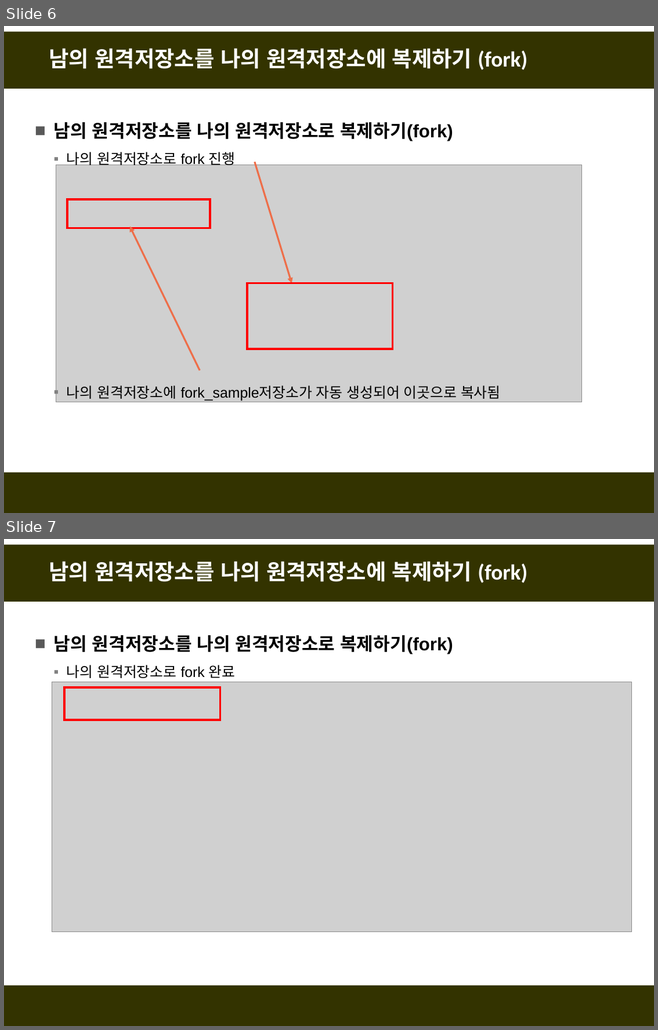
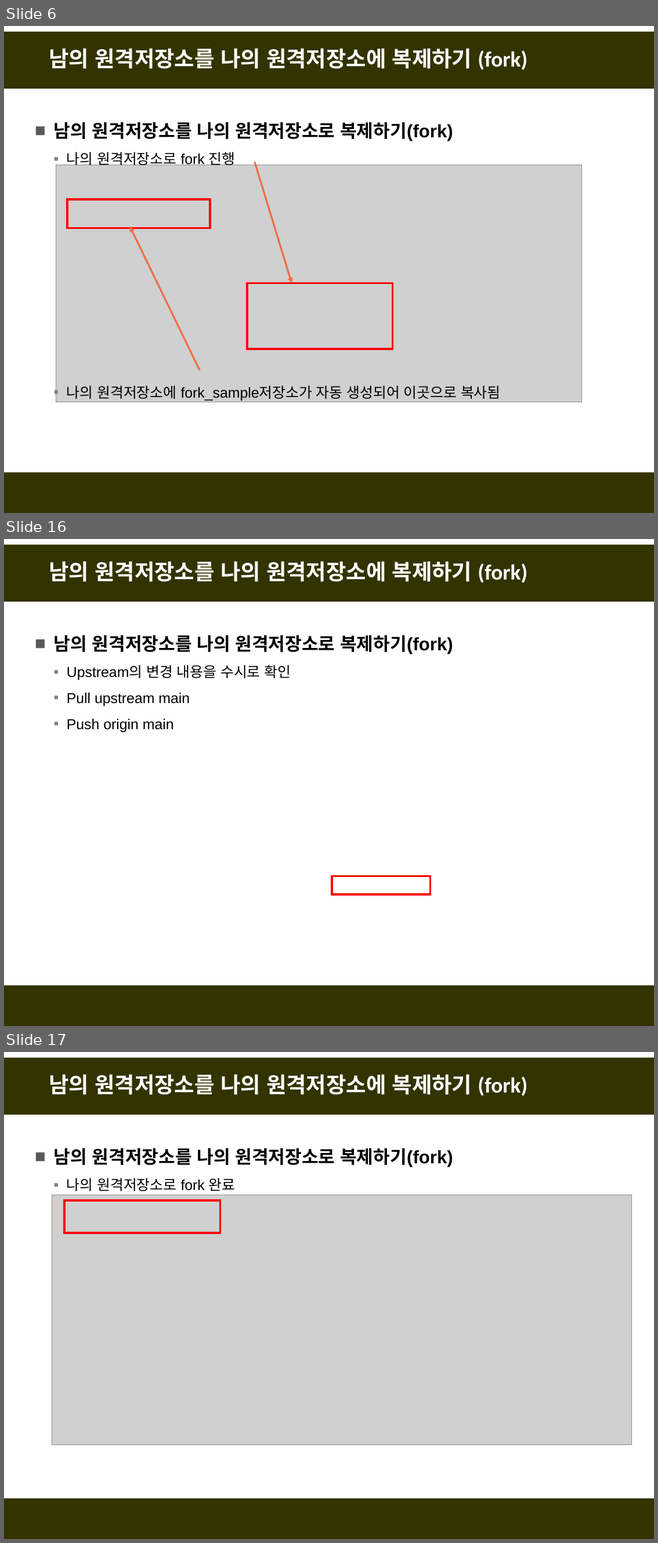
Before and after one commit to fasthill/github-lecture, a slide deck: git및github첫걸음3-원격저장소이용.pptx. Shown one above the other, each under a label of ours: slides 6 and 7 before the commit, slides 6, 16 and 17 after it; the slides between them are not shown. The pictures are 658x1030 and 658x1543 pixels, drawn with LibreOffice and Linux fonts; fonts in the diff are those of the drawing; grey boxes stand for pictures. Boxes give left, top, right and bottom in pixels: in the first picture for what was removed or moved away, otherwise in the second. Text is boxed around its words. In the diff, an @@ line names an element or a change of style, - is before the commit and + after.

```diff
--- a/git및github첫걸음3-원격저장소이용.pptx
+++ b/git및github첫걸음3-원격저장소이용.pptx
@@ slide 16 added at [4, 539, 654, 1026], background #FFFFFF; not listed: 2 template elements that a slide beside it also shows @@
@@ title added at [49, 561, 527, 583], 24 pt, text #FFFFFF, bold @@
+남의 원격저장소를 나의 원격저장소에 복제하기 (fork)
@@ text added at [54, 635, 453, 732], 16 pt, text #000000 @@
+■ 남의 원격저장소를 나의 원격저장소로 복제하기(fork)
+  ▪ Upstream의 변경 내용을 수시로 확인
+  ▪ Pull upstream main
+  ▪ Push origin main
@@ rectangle added at [331, 876, 430, 895], outline #FF0000 2.25 pt @@
@@ what was slide 7 is now slide 17 @@
```
Also in this commit, not shown: 2 slides changed, 9 other slides added.
